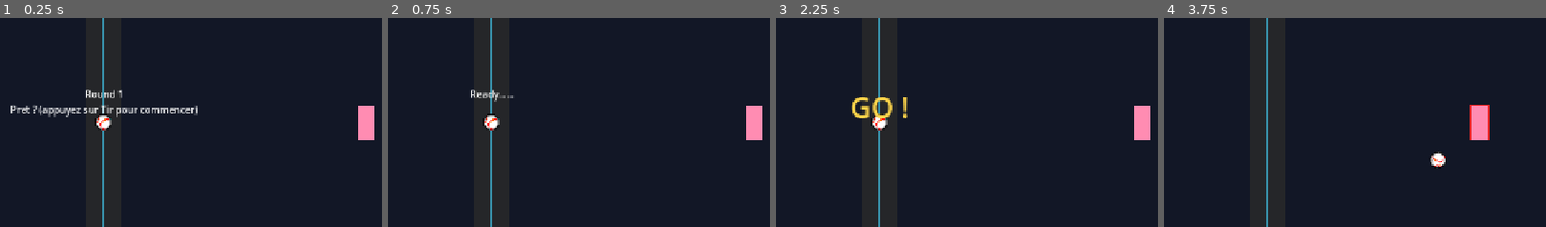
Above: before the commit, frames 1-4 (left to right).
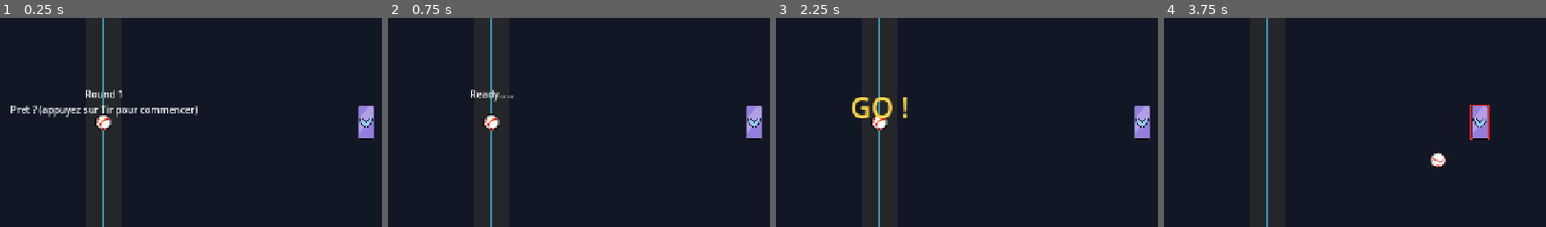
Above: after the commit, the same moments.

Repository: Shakkam/seek_destroy_reflect
Game: Godot game, scene res://scenes/MatchArena.tscn
Two runs of this game, one before a commit and one after it. Both use one fixed random seed, a clock stepped at 60 frames per second and the inputs below. This scene is started directly instead of the project's main scene.
Inputs (mouse positions are % of the whole screen's width and height, from its top left):
- Up to frame 1 (0.25 s): no input
- Up to frame 2 (0.75 s): tap Enter at 0.5 s; move the mouse to (72, 45) at 0.52 s; hold Right from 0.53 s (still down); hold E from 0.53 s (still down); click (72, 45) at 0.67 s
- Up to frame 3 (2.25 s): tap Space at 0.77, 1.25 s; release Right at 1.25 s; release E at 1.25 s; drag from (30, 55) to (45, 71) at 1.27 s; tap Enter at 2 s; move the mouse to (60, 28) at 2.02 s; hold Right from 2.03 s (still down); hold Enter from 2.03 s (still down)
- Up to frame 4 (3.75 s): tap E at 2.3 s; release Right at 2.75 s; release Enter at 2.75 s; tap Space at 2.75 s; drag from (45, 71) to (20, 35) at 2.77 s; move the mouse to (80, 66) at 3.52 s; hold Left from 3.53 s (still down); hold E from 3.53 s (still down); tap Tab at 3.6 s
The pictures show only the part of the screen within x 36-86%, y 25-75%; the shares and areas given below are measured in that part.

The runs differ from the first frame. In frame 1, 0.7% of the frame differs, in the area x 93-98%, y 42-59%; in frame 2, 0.7%; in frame 3, 0.7%; in frame 4, 0.7%.

Commit message:
Sixth Ultra: Controleur's Trou noir (6/8 done) + per-character ship art
2026-08-13 Epic 4 party-mode memlog: "champ continu, attire+ralentit,
synergie avec ses tourelles" - guaranteed floor, then a new
BlackHoleNode (same self-contained continuous-effect pattern as
HazardZoneNode) opens at a fixed spot on the frontier, pulling the
opponent toward it (ShipNode.apply_knockback(), reused as-is) and
applying a slow while they're inside its radius. 'Synergie avec ses
tourelles' is emergent (dragging the opponent toward the frontier, where
her turrets tend to sit), not special-cased.

ship_node.gd gets a new apply_external_slow()/_external_slow_timer pair,
kept deliberately separate from _charged_beam_slow_timer (a ship's own
self-slow while charging) rather than reusing it - an opponent's
external debuff and a self-slow could otherwise stomp on the same ship's
timer if both were ever active together.

New dedicated tests/ultra_trou_noir_check.gd - floor lands at unfreeze, a
BlackHoleNode spawns targeting the opponent, and (placing the opponent
inside its radius and ticking real physics frames) it actually pulls
them closer and applies the slow - not just checking a static config.
4/4 PASS. Caught a real test-writing bug along the way: ShipNode.position
gets overwritten from state.position every physics tick, so a test that
only reassigns .position gets silently reverted next frame - fixed by
setting state.position too.

Also folded in 'Raquettes personnalisees' (2026-08-14 party-mode/Sally
session, already complete when found): per-character ship/paddle art as
a CharacterArt Sprite2D layered on Ship.tscn's Visual polygon (inherits
its modulate for free, so all the existing state-tint feedback keeps
working), falling back to the flat team-colored polygon for any
character without art yet. First two: Traqueur and Perturbateur.

Verified: smoke_test.gd 0 failures (includes the new ship-art checks),
campaign_setup_check.tscn 45/45, ultra_meter_check/lift_movement_check
still green, MatchArena.tscn boots clean headless.

Co-Authored-By: Claude Sonnet 5 <noreply@anthropic.com>

Diff:
--- /dev/null
+++ b/godot_project/nodes/black_hole_node.gd
@@ -0,0 +1,55 @@
+class_name BlackHoleNode
+extends Node2D
+
+## Contrôleur's Ultra — "Trou noir" (2026-08-13 Epic 4 party-mode memlog:
+## "champ continu, attire+ralentit, synergie avec ses tourelles"). Same
+## "self-contained continuous-effect node with its own lifetime" pattern
+## as HazardZoneNode: while the target is inside `radius`, pulls it
+## toward this node's position every tick (reuses ShipNode.apply_knockback(),
+## the same one-shot positional shove Lourd's heavy_push already uses)
+## and applies a short, continuously-refreshed slow
+## (ShipNode.apply_external_slow()) that fades fast once they leave the
+## radius rather than lingering. "Synergie avec ses tourelles" is
+## emergent, not special-cased: dragging the opponent toward the black
+## hole's position (placed on Contrôleur's own side, where her turrets
+## already tend to be) naturally pulls them into turret range/fire.
+
+var radius := 90.0
+var pull_speed := 140.0 # px/s of pull while inside the radius
+var slow_multiplier := 0.5
+var duration := 3.0
+var target: ShipNode
+
+const SLOW_REFRESH_DURATION := 0.2 # short — re-applied every tick the target is inside, so it fades quickly once they escape instead of lingering
+
+var _visual: Polygon2D
+var _pulse_time := 0.0
+
+func _ready() -> void:
+	_visual = Polygon2D.new()
+	var points := PackedVector2Array()
+	for i in 24:
+		var angle := TAU * i / 24.0
+		points.append(Vector2(cos(angle), sin(angle)) * radius)
+	_visual.polygon = points
+	_visual.color = Color(0.25, 0.05, 0.35, 0.6)
+	add_child(_visual)
+
+func _physics_process(delta: float) -> void:
+	duration -= delta
+	if duration <= 0.0:
+		queue_free()
+		return
+	_pulse_time += delta
+	if _visual:
+		_visual.scale = Vector2.ONE * (1.0 + sin(_pulse_time * 3.0) * 0.05) # a slow "breathing" pulse — reads as an active field, not a static decal
+
+	if not is_instance_valid(target):
+		return
+	if target.position.distance_to(position) >= radius:
+		return
+	target.apply_external_slow(SLOW_REFRESH_DURATION, slow_multiplier)
+	var direction := (position - target.position)
+	if direction.length() < 1.0:
+		return
+	target.apply_knockback(direction.normalized() * pull_speed * delta)
--- a/godot_project/nodes/match_arena_node.gd
+++ b/godot_project/nodes/match_arena_node.gd
@@ -327,6 +327,8 @@
 			_ultra_mitrailleuses_satellites(ship, opponent)
 		"zoneur": # Zoneur
 			_ultra_grille_laser(ship, opponent)
+		"controleur": # Contrôleur
+			_ultra_trou_noir(ship, opponent)
 		_:
 			opponent.apply_damage(GENERIC_ULTRA_DAMAGE) # placeholder until this character's Ultra is designed/built
 
@@ -442,6 +444,30 @@
 		beam.position = Vector2(ship.position.x, band_y) # also before add_child() — freeze_position captures this in _ready()
 		beam.lifetime = GRILLE_LASER_DURATION
 		add_child(beam)
+
+## Contrôleur's Ultra — "Trou noir" (2026-08-13 Epic 4 memlog: "champ
+## continu, attire+ralentit, synergie avec ses tourelles"). Guaranteed
+## floor, then a BlackHoleNode opens at a fixed spot — the frontier,
+## vertically centered — rather than on top of the opponent (which would
+## give the pull nothing to actually pull FROM) or chasing them, so it
+## reads as a real battlefield hazard the opponent has to fight the pull
+## of, not a homing effect.
+const TROU_NOIR_GUARANTEED_DAMAGE := 8.0
+const TROU_NOIR_RADIUS := 110.0
+const TROU_NOIR_PULL_SPEED := 140.0
+const TROU_NOIR_SLOW_MULTIPLIER := 0.5
+const TROU_NOIR_DURATION := 3.0
+
+func _ultra_trou_noir(ship: ShipNode, opponent: ShipNode) -> void:
+	opponent.apply_damage(TROU_NOIR_GUARANTEED_DAMAGE)
+	var black_hole := BlackHoleNode.new()
+	black_hole.position = Vector2(_current_frontier_x, arena_origin.y + arena_size.y / 2.0)
+	black_hole.radius = TROU_NOIR_RADIUS
+	black_hole.pull_speed = TROU_NOIR_PULL_SPEED
+	black_hole.slow_multiplier = TROU_NOIR_SLOW_MULTIPLIER
+	black_hole.duration = TROU_NOIR_DURATION
+	black_hole.target = opponent
+	add_child(black_hole)
 
 # Placeholder R-Type sprites (2026-08-02) — replace with final art later.
 # Machine-gun shots are colored per-shooter (matches ship colors) so a spray
--- a/godot_project/nodes/ship_node.gd
+++ b/godot_project/nodes/ship_node.gd
@@ -88,6 +88,23 @@
 func apply_charged_beam_slow(duration: float, multiplier: float) -> void:
 	_charged_beam_slow_timer = duration
 	_charged_beam_slow_multiplier = multiplier
+
+## Controleur's Ultra "Trou noir" (2026-08-14) — a slow applied BY an
+## opponent's effect, not a weapon's own charge-up self-slow. Kept as a
+## separate timer/multiplier pair from _charged_beam_slow_timer rather
+## than reusing it: that one is a ship slowing ITSELF while charging its
+## own weapon, this is an external debuff — sharing one field would let
+## an unrelated self-slow and an opponent's black hole stomp on each
+## other's timers if both were ever active at once. maxf(), not a flat
+## overwrite, so a continuous field re-applying every tick just keeps
+## refreshing the duration instead of never actually expiring at a lower
+## value.
+var _external_slow_timer := 0.0
+var _external_slow_multiplier := 1.0
+
+func apply_external_slow(duration: float, multiplier: float) -> void:
+	_external_slow_timer = maxf(_external_slow_timer, duration)
+	_external_slow_multiplier = multiplier
 
 const FIRE_HOLD_SPEED_MULTIPLIER := 0.5 # -50% while the fire button is held (2026-08-01 — "balance la sauce", was -40%)
 
@@ -240,6 +257,7 @@
 		]
 	weapon_state = WeaponSystemState.new(kit)
 	_apply_ai_profile()
+	_update_character_art()
 
 ## Epic 2, Story 2.3 — assigns a character (and rebuilds the weapon kit from
 ## it) after the ship already exists, e.g. from a character-select screen.
@@ -248,6 +266,35 @@
 	if character and character.kit.size() > 0:
 		weapon_state = WeaponSystemState.new(character.kit)
 	_apply_ai_profile()
+	_update_character_art()
+
+## "Raquettes personnalisees" (2026-08-14 party-mode/Sally session) — per-
+## character paddle art, layered as a child Sprite2D on top of the flat
+## Visual polygon (Ship.tscn) so state-tint feedback (charge/lift/vulnerable/
+## invisible/etc., all applied via Visual.modulate in _physics_process) keeps
+## working untouched: CharacterArt inherits Visual's modulate for free since
+## it's a CanvasItem child. Falls back to the flat team-colored polygon
+## (already there, drawn underneath) for any character without dedicated art
+## yet — same "art drops in per-character as it's ready" pattern already
+## used for CharacterSelectNode's PORTRAIT_TEXTURES/FULL_TEXTURES, but via
+## ResourceLoader.exists() + load() instead of a preloaded dict, since most
+## of the 8 don't have a ship.png yet (a preload would fail to parse for the
+## missing ones).
+func _update_character_art() -> void:
+	var sprite := get_node_or_null("Visual/CharacterArt") as Sprite2D
+	if not sprite:
+		return
+	var path := "res://assets/art/characters/%s/ship.png" % character.id if character else ""
+	if path == "" or not ResourceLoader.exists(path):
+		sprite.visible = false
+		sprite.texture = null
+		return
+	var texture: Texture2D = load(path)
+	sprite.texture = texture
+	sprite.visible = true
+	var tex_size := texture.get_size()
+	if tex_size.x > 0.0 and tex_size.y > 0.0:
+		sprite.scale = (half_extents * 2.0) / tex_size
 
 ## Story 2.7 — loads this ship's AI tuning from AI_PROFILES if its character
 ## has one, else falls back to the original Story 1.12 defaults.
@@ -376,6 +423,8 @@
 		speed_multiplier = minf(speed_multiplier, VULNERABILITY_SPEED_MULTIPLIER)
 	if _charged_beam_slow_timer > 0.0:
 		speed_multiplier = minf(speed_multiplier, _charged_beam_slow_multiplier)
+	if _external_slow_timer > 0.0:
+		speed_multiplier = minf(speed_multiplier, _external_slow_multiplier)
 	if fire_held and not is_charging:
 		speed_multiplier = minf(speed_multiplier, FIRE_HOLD_SPEED_MULTIPLIER) # normal firing (including a charge-capable weapon's grace window) always carries this slow; charge_fire_slow_multiplier takes over once actually charging
 	if _fire_recoil_boost_timer > 0.0 and selected.fire_recoil_boost_decay_time > 0.0:
@@ -454,6 +503,7 @@
 	_stun_timer = maxf(_stun_timer - delta, 0.0)
 	_vulnerability_timer = maxf(_vulnerability_timer - delta, 0.0)
 	_charged_beam_slow_timer = maxf(_charged_beam_slow_timer - delta, 0.0)
+	_external_slow_timer = maxf(_external_slow_timer - delta, 0.0)
 	_flash_timer = maxf(_flash_timer - delta, 0.0)
 	var visual := get_node_or_null("Visual") as Polygon2D
 	if visual:
@@ -544,6 +594,7 @@
 	state = ShipState.new(_spawn_position, side, half_extents, max_hp_override)
 	_vulnerability_timer = 0.0
 	_charged_beam_slow_timer = 0.0
+	_external_slow_timer = 0.0
 	# 2026-08-08 bug report: weapon gauges carried over between rounds
 	# (a maxed gauge from round 1's rally could open round 2 with a free
 	# shot). Rebuild fresh — same kit, gauges/cooldown back to 0 — keeping
--- a/godot_project/scenes/Ship.tscn
+++ b/godot_project/scenes/Ship.tscn
@@ -14,3 +14,6 @@
 [node name="Visual" type="Polygon2D" parent="."]
 polygon = PackedVector2Array(-14, -28, 14, -28, 14, 28, -14, 28)
 color = Color(0.27, 0.85, 1, 1)
+
+[node name="CharacterArt" type="Sprite2D" parent="Visual"]
+visible = false
--- a/godot_project/tests/smoke_test.gd
+++ b/godot_project/tests/smoke_test.gd
@@ -26,6 +26,7 @@
 	_test_energy_orb_pickup()
 	_test_ball_hazard_bounce()
 	_test_lift_spin_stays_returnable()
+	_test_character_ship_art()
 	_test_twist_pool_authoring()
 	_test_campaign_data_resources()
 	_test_campaign_save()
@@ -591,6 +592,26 @@
 	_check("a fully-charged lift's spin never curves the ball past the near-vertical clamp", min_angle_from_vertical >= deg_to_rad(19.0))
 	_check("the spin-curved ball keeps heading toward the side it was sent to (no reversal into the sender's own camp)", state.velocity.x > 0.0)
 
+func _test_character_ship_art() -> void:
+	# 2026-08-14 (Sally/party-mode session) — per-character paddle art.
+	# CharacterArt is a real scene child (Ship.tscn), which bare
+	# ShipNode.new() (every other test's pattern in this file) doesn't have,
+	# so this test instances the actual scene instead.
+	var scene: PackedScene = load("res://scenes/Ship.tscn")
+	var ship := scene.instantiate() as ShipNode
+	var missiles: CharacterData = load("res://data/characters/missiles.tres") # Traqueur — has assets/art/characters/missiles/ship.png
+	ship.set_character(missiles)
+	var sprite := ship.get_node_or_null("Visual/CharacterArt") as Sprite2D
+	_check("a character with dedicated ship art gets its CharacterArt sprite shown", sprite != null and sprite.visible)
+	_check("the sprite's texture is actually loaded, not left null", sprite.texture != null)
+	_check("the sprite is scaled to match the ship's half_extents (28x56), not left at native art resolution", is_equal_approx(sprite.scale.x * sprite.texture.get_width(), ship.half_extents.x * 2.0) and is_equal_approx(sprite.scale.y * sprite.texture.get_height(), ship.half_extents.y * 2.0))
+
+	var lourd: CharacterData = load("res://data/characters/lourd.tres") # no ship.png authored yet — must fall back to the flat Visual polygon, not crash
+	ship.set_character(lourd)
+	_check("a character without dedicated ship art yet falls back cleanly (sprite hidden, no crash)", not sprite.visible)
+
+	ship.queue_free()
+
 func _test_twist_pool_authoring() -> void:
 	# 2026-08-09 bug report (Camil, cheat-menu testing): "Le twist zone du
 	# milieu bouge n'existe pas" — drifting_neutral_zone (and visual_decoy,
--- /dev/null
+++ b/godot_project/tests/ultra_trou_noir_check.gd
@@ -0,0 +1,76 @@
+extends Node2D
+
+## One-off scene-boot verification for Contrôleur's Ultra, "Trou noir"
+## (2026-08-13 Epic 4 party-mode memlog: "champ continu, attire+ralentit,
+## synergie avec ses tourelles"). Own dedicated file, same reasoning as
+## the other per-Ultra check files. Confirms: the guaranteed floor lands
+## at unfreeze, a BlackHoleNode spawns targeting the opponent, and —
+## placing the opponent inside its radius and ticking a few physics
+## frames — it actually pulls them closer (real ShipNode.apply_knockback()
+## calls, not just a flag) and applies the external slow (distinct from
+## the self-slow timer other effects use, so this proves they don't
+## collide). Run with:
+##   Godot --headless --path godot_project res://tests/ultra_trou_noir_check.tscn --quit-after 2200
+
+func _ready() -> void:
+	var arena_scene := load("res://scenes/MatchArena.tscn") as PackedScene
+	var arena := arena_scene.instantiate() as MatchArenaNode
+	add_child(arena)
+	await get_tree().process_frame
+
+	arena.ship_1.set_character(load("res://data/characters/controleur.tres"))
+	while not arena.ship_1.weapon_state.ultra_ready():
+		arena.ship_1.add_ultra_pip()
+	arena._unfreeze_round()
+
+	var hp_before: float = arena.ship_2.state.hp
+	var down := InputEventKey.new()
+	down.physical_keycode = KEY_E
+	down.pressed = true
+	Input.parse_input_event(down)
+	await get_tree().physics_frame
+	await get_tree().physics_frame
+
+	var was_active := arena.ship_1.active
+	var hp_at_unfreeze := -1.0
+	for i in 1600:
+		await get_tree().physics_frame
+		if not was_active and arena.ship_1.active:
+			hp_at_unfreeze = arena.ship_2.state.hp
+			break
+		was_active = arena.ship_1.active
+
+	var floor_ok: bool = hp_at_unfreeze >= 0.0 and is_equal_approx(hp_before - hp_at_unfreeze, MatchArenaNode.TROU_NOIR_GUARANTEED_DAMAGE)
+	print(("PASS: guaranteed floor lands the instant the intro finishes (%.0f -> %.0f)" % [hp_before, hp_at_unfreeze]) if floor_ok else ("FAIL: floor was wrong at unfreeze (%.0f -> %.0f, expected -%.0f)" % [hp_before, hp_at_unfreeze, MatchArenaNode.TROU_NOIR_GUARANTEED_DAMAGE]))
+
+	var black_hole: BlackHoleNode = null
+	for child in arena.get_children():
+		if child is BlackHoleNode:
+			black_hole = child
+	var spawn_ok: bool = black_hole != null and black_hole.target == arena.ship_2
+	print("PASS: a BlackHoleNode spawned targeting the opponent" if spawn_ok else "FAIL: no BlackHoleNode found (or wrong target)")
+	if not spawn_ok:
+		get_tree().quit(1)
+		return
+
+	# Place ship_2 inside the field's radius (real gameplay position at
+	# trigger time is arbitrary) and tick a few frames to observe the
+	# pull/slow actually apply, not just check a static config. Both
+	# ship.position (the Node2D transform) AND ship.state.position (the
+	# pure simulation state) need setting — _physics_process() recomputes
+	# state.update() from the LATTER every tick and overwrites .position
+	# from it right after, so touching only .position gets silently
+	# reverted to wherever state.position actually was on the next tick.
+	arena.ship_2.position = black_hole.position + Vector2(black_hole.radius * 0.7, 0.0)
+	arena.ship_2.state.position = arena.ship_2.position
+	var dist_before := arena.ship_2.position.distance_to(black_hole.position)
+	for i in 5:
+		await get_tree().physics_frame
+	var dist_after := arena.ship_2.position.distance_to(black_hole.position)
+	var pull_ok: bool = dist_after < dist_before
+	print(("PASS: the field pulls the opponent closer (dist %.1f -> %.1f)" % [dist_before, dist_after]) if pull_ok else ("FAIL: opponent didn't get pulled closer (dist %.1f -> %.1f)" % [dist_before, dist_after]))
+	var slow_ok: bool = arena.ship_2._external_slow_timer > 0.0 and is_equal_approx(arena.ship_2._external_slow_multiplier, MatchArenaNode.TROU_NOIR_SLOW_MULTIPLIER)
+	print("PASS: the opponent's external slow is applied while inside the field" if slow_ok else "FAIL: external slow wasn't applied correctly")
+
+	var all_ok := floor_ok and spawn_ok and pull_ok and slow_ok
+	get_tree().quit(0 if all_ok else 1)
--- /dev/null
+++ b/godot_project/tests/ultra_trou_noir_check.tscn
@@ -0,0 +1,6 @@
+[gd_scene format=3]
+
+[ext_resource type="Script" path="res://tests/ultra_trou_noir_check.gd" id="1"]
+
+[node name="UltraTrouNoirCheck" type="Node2D"]
+script = ExtResource("1")
Binary file added: godot_project/assets/art/characters/missiles/ship.png
Not shown, added: godot_project/assets/art/characters/missiles/ship.png.import
Binary file added: godot_project/assets/art/characters/perturbateur/ship.png
Not shown, added: godot_project/assets/art/characters/perturbateur/ship.png.import
Not shown, added: godot_project/nodes/black_hole_node.gd.uid
Not shown, added: godot_project/tests/ultra_trou_noir_check.gd.uid
